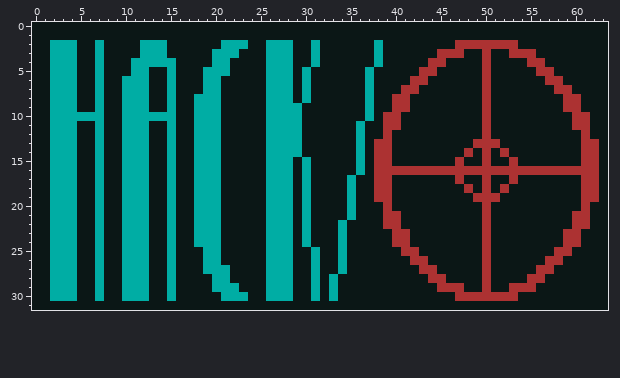
File history of a pixel-art sprite, assets/Sprite-0003BANNER.png. Above: the version before the commit.
The file is 64x32 pixels.
The result:
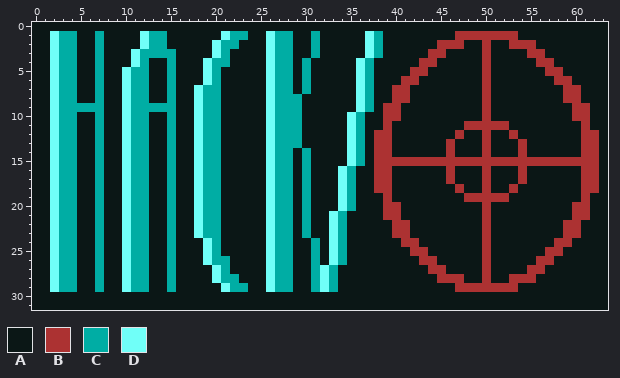
Palette (. is transparent): A #0b1716  B #ac3232  C #00ada4  D #70fff8
Diff:
The author changed colour B to colour A in row 2 at x 48 to 49 and 51 to 52; in row 3 at x 46 to 47 and 53 to 54; in row 4 at x 45 and 55; in row 5 at x 44 and 56; in row 6 at x 43 and 57; in row 7 at x 42 and 58.
The author changed colour B to colour A in row 9 at x 41 and 59; in row 11 at x 40 and 60; in row 13 at x 49 and 51; in row 14 at x 48 and 52; in row 16 at x 40 to 45, 47 to 49, 51 to 53 and 55 to 60; in row 17 at x 47 and 53.
The author changed colour B to colour A in row 18 at x 48 and 52; in row 19 at x 38 and 62; in row 22 at x 39 and 61; in row 24 at x 40 and 60; in row 25 at x 41 and 59; in row 26 at x 42 and 58.
The author changed colour B to colour A in row 27 at x 43 and 57; in row 28 at x 44 and 56; in row 29 at x 45 to 46 and 54 to 55; in row 30 at x 47 to 53.
The author changed colour C to colour A in row 2 at x 23; in row 3 at x 22; in row 4 at x 13 to 14, 31 and 38; in row 5 at x 21; in row 8 at x 30; in row 10 at x 5 to 6, 13 to 14 and 37.
The author changed colour C to colour A in row 14 at x 29; in row 16 at x 36; in row 21 at x 35; in row 24 at x 18 and 30; in row 27 at x 19 and 34; in row 29 at x 20.
The author changed colour C to colour A in row 30 at x 2 to 4, 7, 10 to 12, 15, 21 to 23, 26 to 28, 31 and 33.
The author changed colour A to colour B in row 1 at x 47 to 53; in row 2 at x 45 to 46 and 54 to 55; in row 3 at x 44 and 56; in row 4 at x 43 and 57; in row 5 at x 42 and 58; in row 6 at x 41 and 59.
The author changed colour A to colour B in row 7 at x 40 and 60; in row 9 at x 39 and 61; in row 11 at x 48 to 49 and 51 to 52; in row 12 at x 38, 47, 53 and 62; in rows 13 to 14 at x 46 and 54; in row 15 at x 40 to 46, 48 to 49, 51 to 52 and 54 to 60.
The author changed colour A to colour B in row 17 at x 46 and 54; in row 18 at x 47 and 53; in row 19 at x 48 and 52; in row 20 at x 40 and 60; in row 22 at x 41 and 59; in row 24 at x 42 and 58.
The author changed colour A to colour B in row 25 at x 43 and 57; in row 26 at x 44 and 56; in row 27 at x 45 and 55; in row 28 at x 46 to 47 and 53 to 54; in row 29 at x 48 to 49 and 51 to 52.
The author changed colour A to colour C in row 1 at x 3 to 4, 7, 13 to 14, 22 to 23, 27 to 28, 31 and 38; in row 3 at x 15; in row 4 at x 30 and 37; in row 8 at x 29; in row 9 at x 5 to 6 and 13 to 14; in row 10 at x 36.
The author changed colour A to colour C in row 14 at x 30; in row 16 at x 35; in row 21 at x 34; in row 24 at x 31; in row 26 at x 21; in row 27 at x 33.
The author changed colour A to colour C in row 28 at x 22; in row 29 at x 23.
The author changed colour A to colour D in row 1 at x 2, 12, 21, 26 and 37; in row 2 at x 20 and 37; in row 3 at x 11 and 37; in row 4 at x 19 and 36; in row 5 at x 10 and 36; in row 6 at x 36.
The author changed colour A to colour D in row 7 at x 18 and 36; in rows 8 to 9 at x 36; in rows 10 to 15 at x 35; in rows 16 to 20 at x 34; in rows 21 to 26 at x 33; in rows 27 to 29 at x 32.
The author changed colour C to colour D in row 2 at x 2, 12 and 26; in row 3 at x 2, 20 and 26; in row 4 at x 2, 11 and 26; in row 5 at x 2, 19 and 26; in row 6 at x 2, 10, 19 and 26; in row 7 at x 2, 10 and 26.
The author changed colour C to colour D in rows 8 to 23 at x 2, 10, 18 and 26; in rows 24 to 26 at x 2, 10, 19 and 26; in rows 27 to 28 at x 2, 10, 20 and 26; in row 29 at x 2, 10, 21 and 26.
